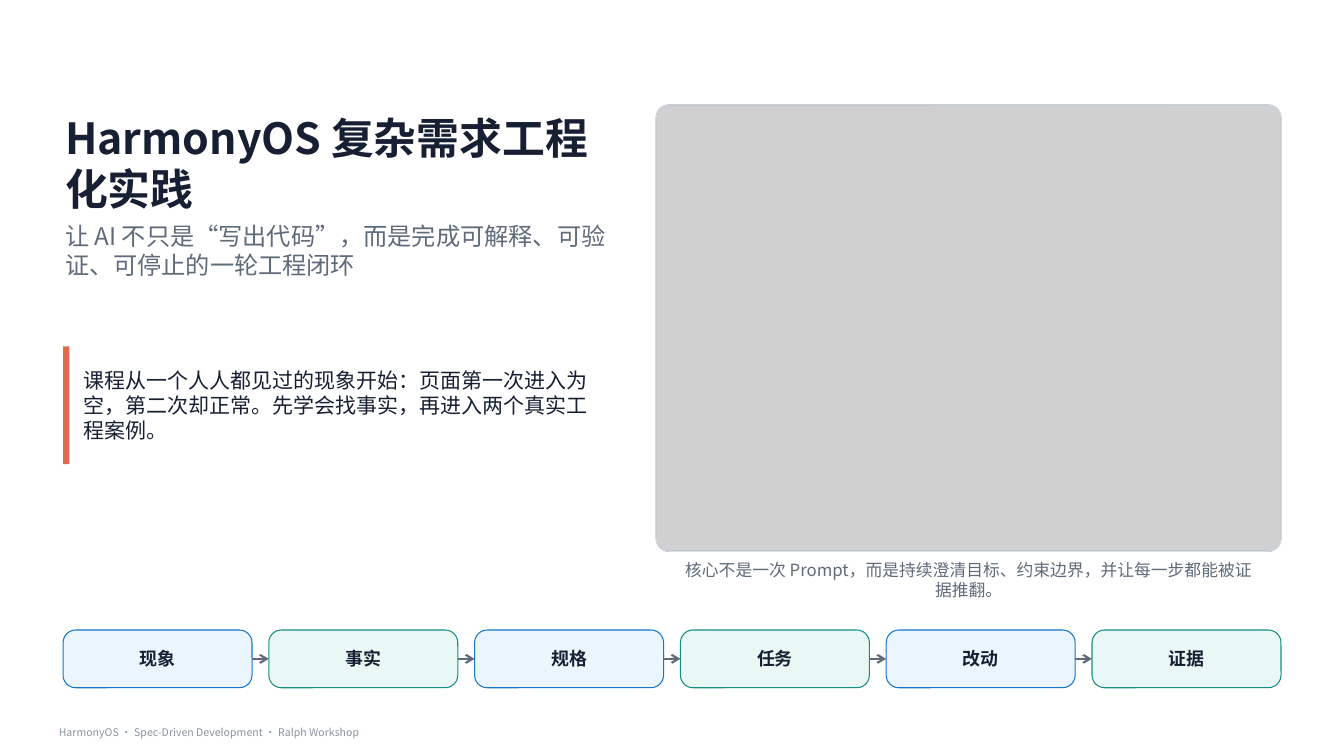
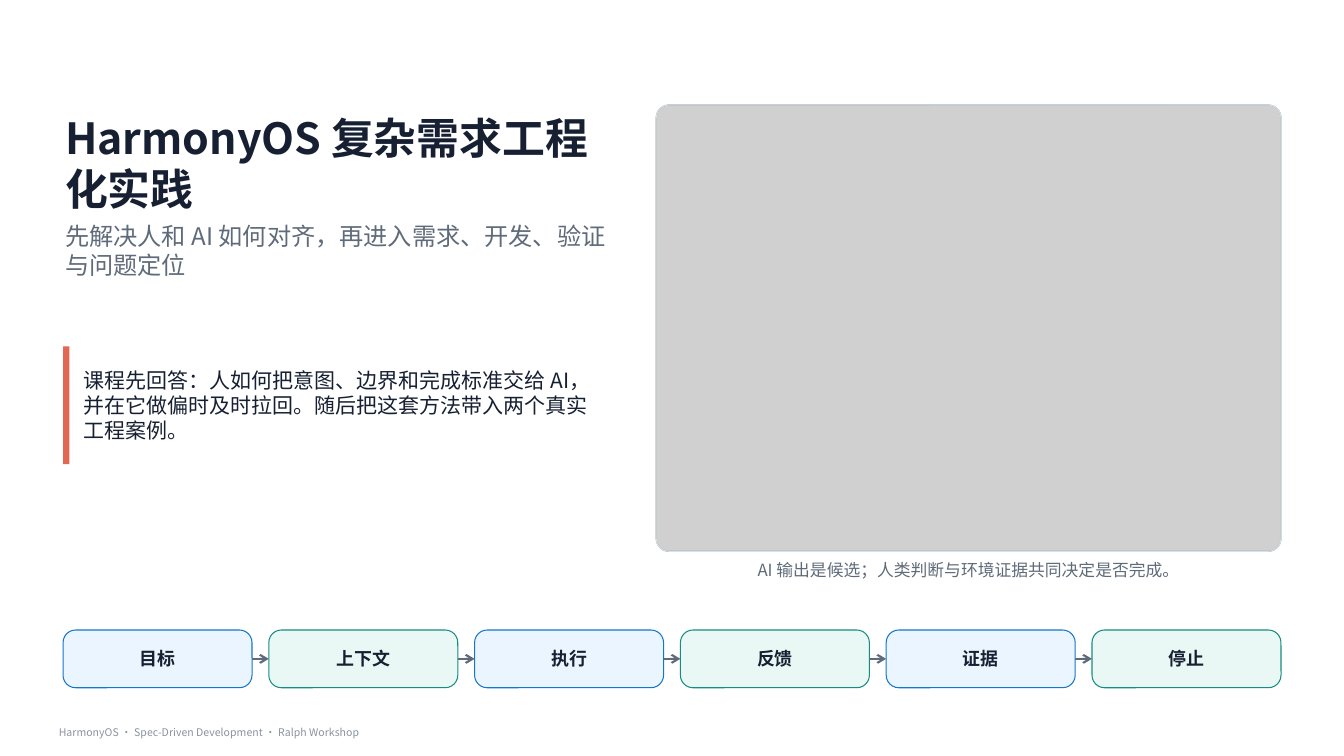
Before and after one commit to xiaomu120413/harmonyos-sdd-ralph-workshop, a slide deck: slide 1 of deliverables/HarmonyOS_SDD_Ralph_Workshop_39页图解完整版_v2.pptx. Drawn at 1344x756 pixels with LibreOffice and Linux fonts; fonts in the diff are those of the drawing; grey boxes stand for pictures. Boxes give left, top, right and bottom in pixels: in the first picture for what was removed or moved away, otherwise in the second. Text is boxed around its words. In the diff, an @@ line names an element or a change of style, - is before the commit and + after.

```diff
--- a/deliverables/HarmonyOS_SDD_Ralph_Workshop_39页图解完整版_v2.pptx
+++ b/deliverables/HarmonyOS_SDD_Ralph_Workshop_39页图解完整版_v2.pptx
@@ text at <box>65,224,606,276</box>: text changed @@
-让 AI 不只是“写出代码”，而是完成可解释、可验证、可停止的一轮工程闭环
+先解决人和 AI 如何对齐，再进入需求、开发、验证与问题定位
@@ text at <box>84,370,591,440</box>: text changed @@
-课程从一个人人都见过的现象开始：页面第一次进入为空，第二次却正常。先学会找事实，再进入两个真实工程案例。
+课程先回答：人如何把意图、边界和完成标准交给 AI，并在它做偏时及时拉回。随后把这套方法带入两个真实工程案例。
@@ text at <box>758,562,1179,579</box>: text changed @@
-核心不是一次 Prompt，而是持续澄清目标、约束边界，并让每一步都能被证据推翻。
+AI 输出是候选；人类判断与环境证据共同决定是否完成。
@@ text at <box>140,649,176,667</box>: text changed @@
-现象
+目标
@@ text at <box>337,649,391,667</box>: text changed @@
-事实
+上下文
@@ text at <box>551,649,587,667</box>: text changed @@
-规格
+执行
@@ text at <box>757,649,793,667</box>: text changed @@
-任务
+反馈
@@ text "证据": place and size @@
-text "证据" at <box>1169,650,1205,667</box>
+text "证据" at <box>963,650,999,667</box>
@@ text removed at <box>963,650,999,667</box> @@
-改动
@@ text added at <box>1169,649,1205,667</box>, 12.8 pt, text #172033, bold @@
+停止
```
Also in this commit, not shown: 1 other slide changed, 17 slides added, 17 slides removed, 3 other files.
